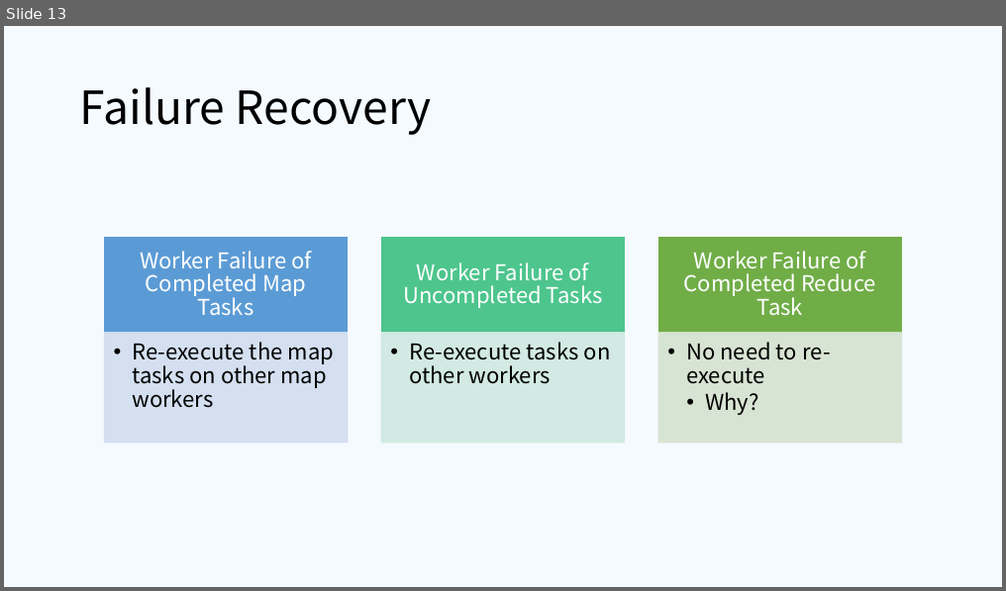
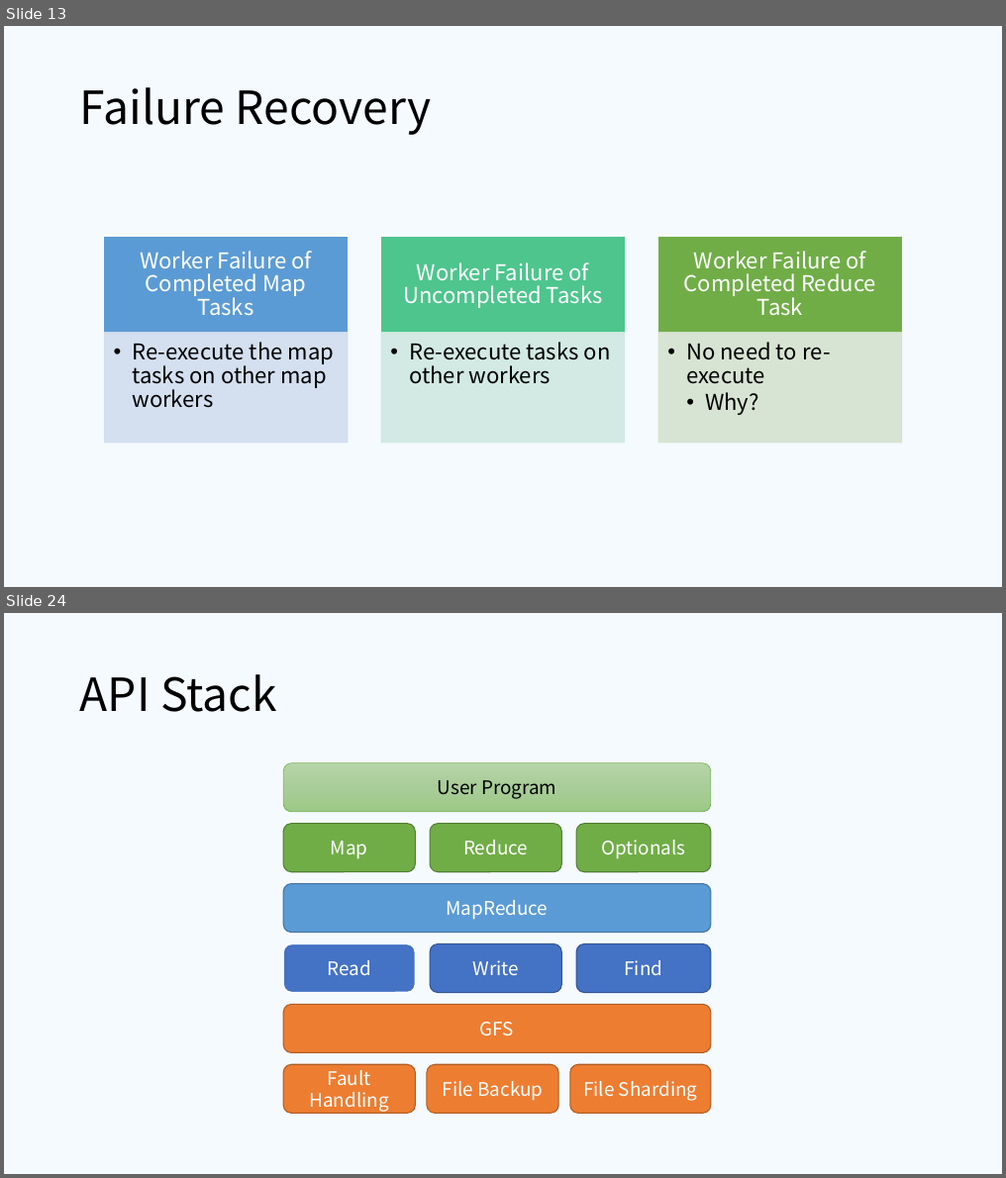
Before and after one commit to ifsheldon/OSLearning, a slide deck: project/MapReduce/pre.pptx. Shown one above the other, each under a label of ours: slide 13 before the commit, slides 13 and 24 after it; the slides between them are not shown. The pictures are 1006x591 and 1006x1178 pixels, drawn with LibreOffice and Linux fonts; fonts in the diff are those of the drawing. Boxes give left, top, right and bottom in pixels: in the first picture for what was removed or moved away, otherwise in the second. Text is boxed around its words. In the diff, an @@ line names an element or a change of style, - is before the commit and + after.

Commit message:
MapReduce pre

```diff
--- a/project/MapReduce/pre.pptx
+++ b/project/MapReduce/pre.pptx
@@ slide 24 added at bbox=[4, 613, 1002, 1174], background #F5FAFF @@
@@ title added at bbox=[80, 674, 277, 712], 44 pt, text #000000 @@
+API Stack
@@ rounded rectangle added at bbox=[283, 763, 711, 812], fill gradient #B5D5A7 to #AACE9A to #9CC987, outline #70AD47 0.5 pt, 18 pt, text #000000 @@
+User Program
@@ rounded rectangle added at bbox=[283, 823, 415, 872], fill #70AD47, outline #538035 1 pt, 18 pt, text #FFFFFF @@
+Map
@@ rounded rectangle added at bbox=[430, 823, 561, 872], fill #70AD47, outline #538035 1 pt, 18 pt, text #FFFFFF @@
+Reduce
@@ rounded rectangle added at bbox=[576, 823, 712, 872], fill #70AD47, outline #538035 1 pt, 18 pt, text #FFFFFF @@
+Optionals
@@ rounded rectangle added at bbox=[283, 884, 711, 933], fill #5B9BD5, outline #43739E 1 pt, 18 pt, text #FFFFFF @@
+MapReduce
@@ rounded rectangle added at bbox=[283, 944, 415, 992], fill #4472C4, outline #FFFFFF 1.5 pt, 18 pt, text #FFFFFF @@
+Read
@@ rounded rectangle added at bbox=[430, 944, 561, 992], fill #4472C4, outline #325491 1 pt, 18 pt, text #FFFFFF @@
+Write
@@ rounded rectangle added at bbox=[576, 944, 712, 992], fill #4472C4, outline #325491 1 pt, 18 pt, text #FFFFFF @@
+Find
@@ rounded rectangle added at bbox=[283, 1004, 711, 1054], fill #ED7D31, outline #AF5C24 1 pt, 18 pt, text #FFFFFF @@
+GFS
@@ rounded rectangle added at bbox=[283, 1065, 415, 1114], fill #ED7D31, outline #AF5C24 1 pt, 18 pt, text #FFFFFF @@
+Fault Handling
@@ rounded rectangle added at bbox=[427, 1065, 558, 1114], fill #ED7D31, outline #AF5C24 1 pt, 18 pt, text #FFFFFF @@
+File Backup
@@ rounded rectangle added at bbox=[570, 1065, 711, 1114], fill #ED7D31, outline #AF5C24 1 pt, 18 pt, text #FFFFFF @@
+File Sharding
```
Also in this commit, not shown: 11 slides changed, 8 other slides added, 6 slides removed, 1 other file.
